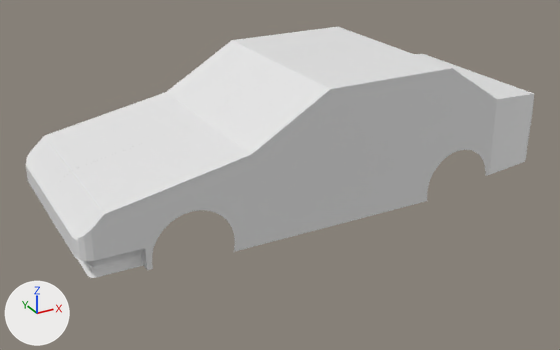
One commit to the Blender file Toyota-AE86/ToyotaHighPoly.blend: the scene before it, then after it.
One viewpoint serves both versions: a 50 mm camera at (-1.43, -3.79, 2.6) aimed at (0.53, -0.23, 0.82). Arrows for +X, +Y and +Z are at lower left; the lights stay in place.

Names of what the first picture shows: 'Bumper', 'Car'.
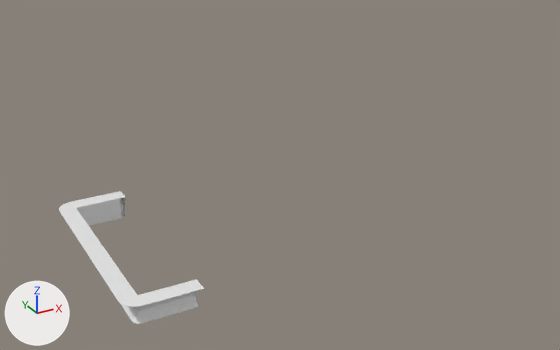
Pixel boxes (x1, y1, x2, y2) of what changed, in the pictures (560 x 350 px):
'Car', hidden: before (25, 27, 534, 270)
'Bumper', reshaped (52% wider, 113% taller): before (49, 216, 144, 278); after (59, 191, 204, 324)

The change, as a diff of the scene's bpy script:
```diff
--- a/Toyota-AE86/ToyotaHighPoly.blend.py
+++ b/Toyota-AE86/ToyotaHighPoly.blend.py
@@ me_cube @@
 # used by ob_bumper; location = (-0.667, -0.471, 0.703); scale = (0.061, 0.0228, 0.061)
-me_cube.from_pydata(...)  # 362 vertices, 362 faces; spans x -1.0..4.4, y -4.9..20.7, z -1.0..1.0
+me_cube.from_pydata(...)  # 422 vertices, 438 faces; spans x 0.0..6.0, y -25.6..25.6, z -1.0..1.0
+# me_cube part 1: 362 vertices removed from x -1.0..4.4, y -4.9..20.7, z -1.0..1.0; 422 vertices added at x 0.0..6.0, y -25.6..25.6, z -1.0..1.0
@@ ob_car @@
 _m = ob_car.modifiers.new('Mirror', 'MIRROR')
 _m.use_axis = (False, True, False)
+ob_car.hide_set(True)
```
